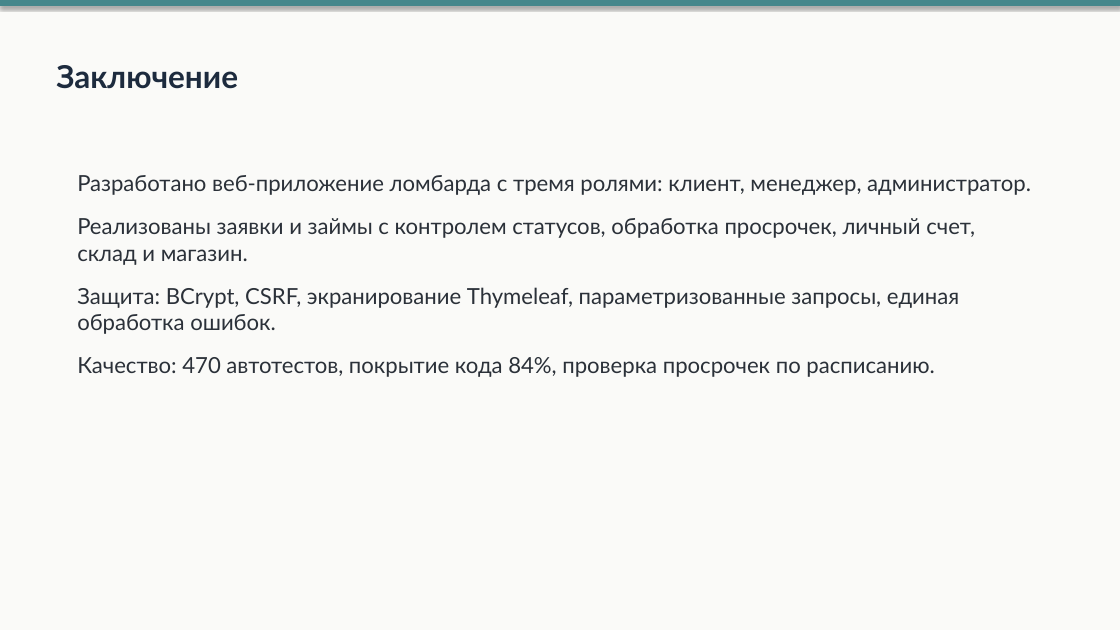
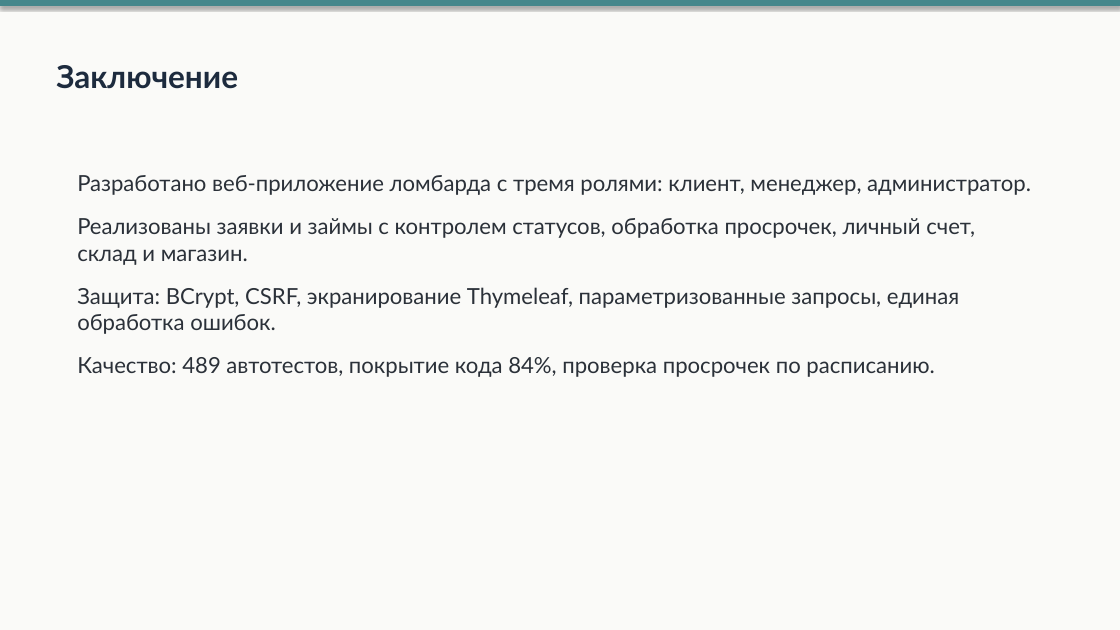
Before and after one commit to Ivanpython2006/lombard-project, a slide deck: slide 13 of Презентация_Сурков_Иван_ТРПО24-3.pptx. Drawn at 1120x630 pixels with LibreOffice and Linux fonts; fonts in the diff are those of the drawing. Boxes give left, top, right and bottom in pixels: in the first picture for what was removed or moved away, otherwise in the second. Text is boxed around its words. In the diff, an @@ line names an element or a change of style, - is before the commit and + after.

```diff
--- a/Презентация_Сурков_Иван_ТРПО24-3.pptx
+++ b/Презентация_Сурков_Иван_ТРПО24-3.pptx
@@ text at bbox=[77, 357, 934, 377]: text changed @@
-Качество: 470 автотестов, покрытие кода 84%, проверка просрочек по расписанию.
+Качество: 489 автотестов, покрытие кода 84%, проверка просрочек по расписанию.
```
Also in this commit, not shown: 1 other slide changed, 24 other files.
